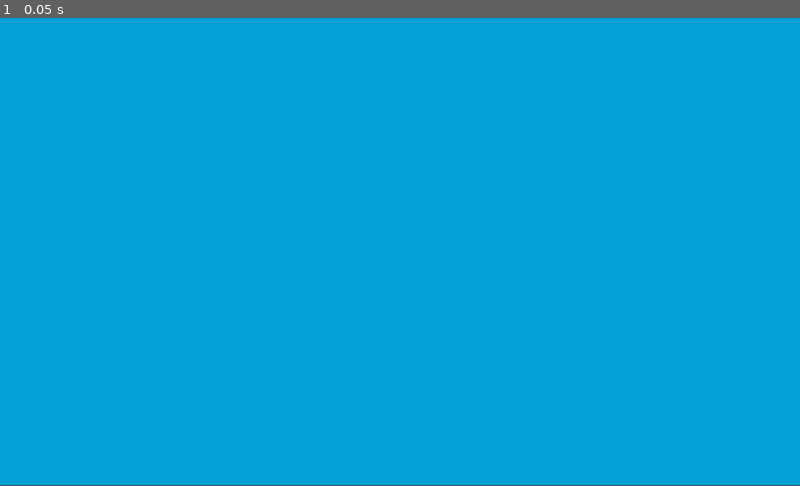
Above: before the commit, frame 1.
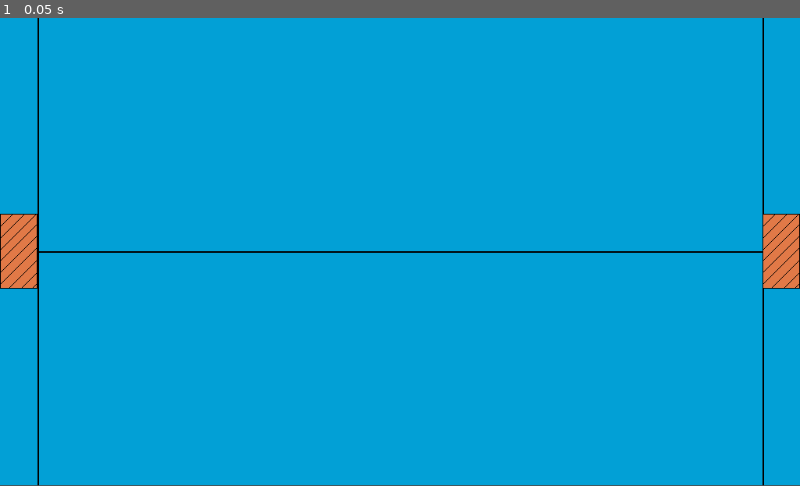
Above: after the commit, the same moment.

Repository: ryanstills/LudumDare47
Game: Godot game, scene res://scenes/Main.tscn
Same seed, same stepped clock (60 frames per second), same inputs: the game is played once before the commit and once after it.
Inputs:
- Up to frame 1 (0.05 s): no input

The runs differ from the first frame. In frame 1, 2.4% of the frame differs, in the area x 0-100%, y 0-100%.

Commit message:
added: platform sprite

Diff:
--- a/scenes/Main.tscn
+++ b/scenes/Main.tscn
@@ -1,12 +1,20 @@
-[gd_scene load_steps=2 format=2]
+[gd_scene load_steps=8 format=2]
 
 [ext_resource path="res://scripts/Main.gd" type="Script" id=1]
+[ext_resource path="res://assets/png/red_train.png" type="Texture" id=2]
+[ext_resource path="res://assets/png/purple_train.png" type="Texture" id=3]
+[ext_resource path="res://assets/png/tan_train.png" type="Texture" id=4]
+[ext_resource path="res://assets/png/orange_train.png" type="Texture" id=5]
+[ext_resource path="res://assets/png/yellow_train.png" type="Texture" id=6]
+[ext_resource path="res://assets/png/platform.png" type="Texture" id=7]
 
 [node name="Main" type="Node2D"]
 position = Vector2( 0, -1 )
 script = ExtResource( 1 )
 
-[node name="background" type="ColorRect" parent="."]
+[node name="background_images" type="Node2D" parent="."]
+
+[node name="background" type="ColorRect" parent="background_images"]
 margin_right = 1024.0
 margin_bottom = 600.0
 color = Color( 0.00784314, 0.627451, 0.839216, 1 )
@@ -14,3 +22,68 @@
 "_edit_lock_": true,
 "_edit_use_anchors_": false
 }
+
+[node name="center_line" type="ColorRect" parent="background_images"]
+margin_top = 300.0
+margin_right = 1024.0
+margin_bottom = 302.0
+color = Color( 0, 0, 0, 1 )
+__meta__ = {
+"_edit_lock_": true,
+"_edit_use_anchors_": false
+}
+
+[node name="left_boundary_line" type="ColorRect" parent="background_images"]
+margin_left = 48.0
+margin_right = 50.0
+margin_bottom = 600.0
+color = Color( 0, 0, 0, 1 )
+__meta__ = {
+"_edit_lock_": true,
+"_edit_use_anchors_": false
+}
+
+[node name="right_boundary_line2" type="ColorRect" parent="background_images"]
+margin_left = 976.0
+margin_right = 978.0
+margin_bottom = 600.0
+color = Color( 0, 0, 0, 1 )
+__meta__ = {
+"_edit_lock_": true,
+"_edit_use_anchors_": false
+}
+
+[node name="trains" type="Node2D" parent="."]
+visible = false
+
+[node name="orange_train" type="Sprite" parent="trains"]
+position = Vector2( 237.303, 155.465 )
+rotation = -0.785398
+texture = ExtResource( 5 )
+
+[node name="purple_train" type="Sprite" parent="trains"]
+position = Vector2( 208.641, 224.761 )
+rotation = 4.71239
+texture = ExtResource( 3 )
+
+[node name="red_train" type="Sprite" parent="trains"]
+position = Vector2( 306.222, 127.18 )
+texture = ExtResource( 2 )
+
+[node name="tan_train" type="Sprite" parent="trains"]
+position = Vector2( 236.925, 292.643 )
+rotation = -2.35619
+texture = ExtResource( 4 )
+
+[node name="yellow_train" type="Sprite" parent="trains"]
+position = Vector2( 304.636, 318.513 )
+rotation = -3.14159
+texture = ExtResource( 6 )
+
+[node name="start_platform" type="Sprite" parent="."]
+position = Vector2( 24, 300 )
+texture = ExtResource( 7 )
+
+[node name="end_platform" type="Sprite" parent="."]
+position = Vector2( 1000, 300 )
+texture = ExtResource( 7 )
--- a/scripts/Main.gd
+++ b/scripts/Main.gd
@@ -8,7 +8,8 @@
 
 # Called when the node enters the scene tree for the first time.
 func _ready():
-	pass # Replace with function body.
+	var path_parameters = Globals.get_path_radius()
+	print(path_parameters)
 
 
 # Called every frame. 'delta' is the elapsed time since the previous frame.
--- a/scripts/globals.gd
+++ b/scripts/globals.gd
@@ -4,10 +4,24 @@
 var screen_width = 1024
 var screen_height = 600
 
-
-
-
+## play field variables
+var circle_field_start = 48
+var circle_field_end = 976
+var max_circle_space = 928
 
 
 func get_screen_size():
 	return Vector2(screen_width, screen_height)
+
+func get_path_radius(size=32, num_sides=8):
+	print(size)
+	print(num_sides)
+	return Vector3(size / (2 *  sin(PI/num_sides)), size, num_sides)
+
+func get_angle_size(num_sides):
+	return 360 / num_sides
+
+func build_track(origin_point, radius, angle):
+
+
+	pass
Binary file added: assets/aseprite/platform.aseprite
Binary file added: assets/png/platform.png
Not shown, added: assets/png/platform.png.import
